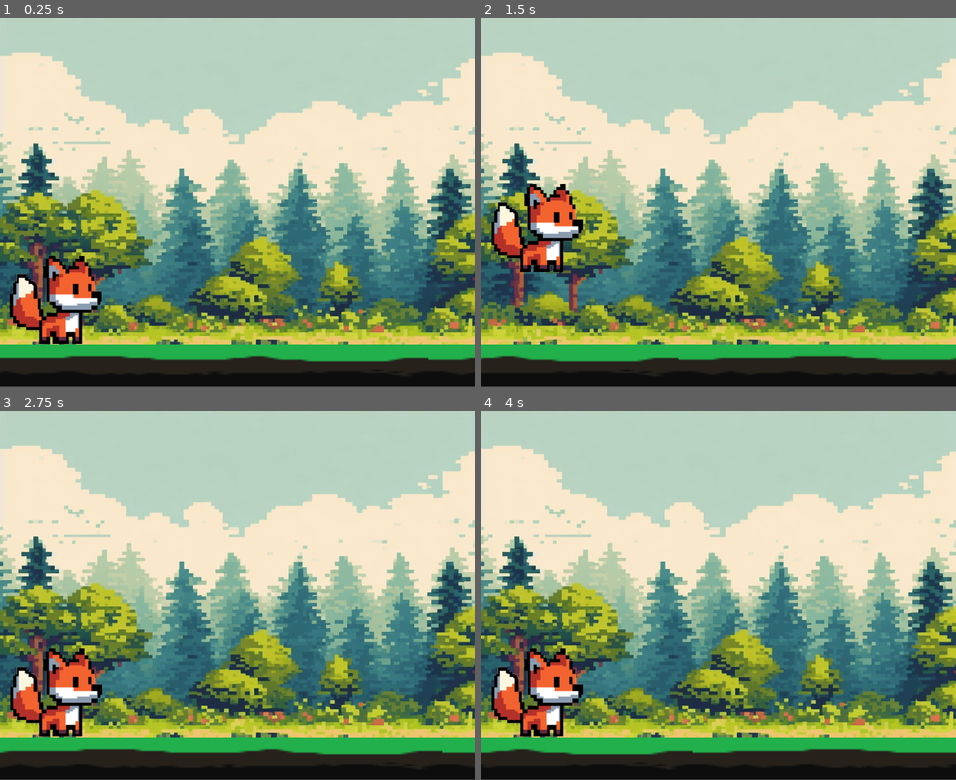
Above: before the commit, frames 1-4 (two rows, left to right).
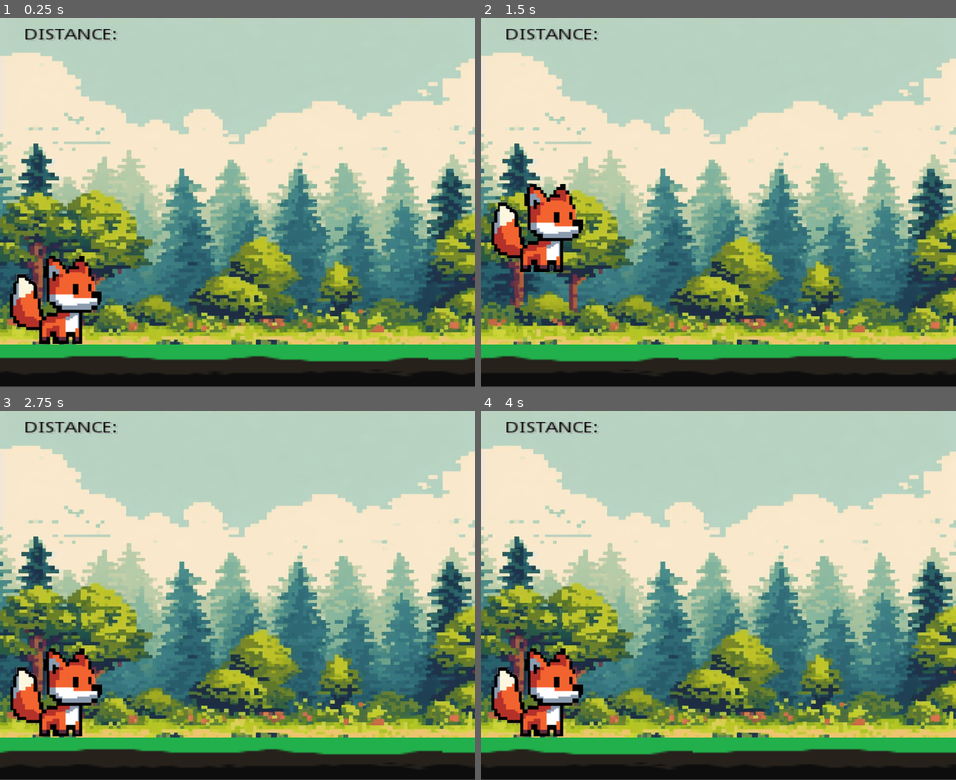
Above: after the commit, the same moments.

Repository: KitsuneFolk/FlappingFox
Game: Godot game, scene res://Player.tscn
Two runs of this game, one before a commit and one after it. Both use one fixed random seed, a clock stepped at 60 frames per second and the inputs below.
Inputs:
- Up to frame 1 (0.25 s): no input
- Up to frame 2 (1.5 s): tap Enter at 0.5 s; hold Space (ui_up) from 0.53 s (still down)
- Up to frame 3 (2.75 s): release Space (ui_up) at 2.03 s
- Up to frame 4 (4 s): tap Enter at 2.75 s; hold Space (ui_up) from 2.78 s (still down)

The runs differ from the first frame. In frame 1, 0.3% of the frame differs, in the area x 5-25%, y 3-7%; in frame 2, 0.3%; in frame 3, 0.3%; in frame 4, 0.3%.

Commit message:
Added a Label to show the distance

Diff:
--- a/Player.tscn
+++ b/Player.tscn
@@ -20,6 +20,17 @@
 position = Vector2( 387, 24.4999 )
 scale = Vector2( 0.753906, 0.584961 )
 texture = ExtResource( 4 )
+
+[node name="Label" type="Label" parent="Background"]
+margin_left = -460.0
+margin_top = -485.0
+margin_right = -220.0
+margin_bottom = -462.0
+rect_scale = Vector2( 3, 3 )
+custom_colors/font_color = Color( 0, 0, 0, 1 )
+custom_colors/font_color_shadow = Color( 0.792157, 0.792157, 0.792157, 1 )
+text = "distance:"
+uppercase = true
 
 [node name="Node2D" type="Node2D" parent="."]
 position = Vector2( 2, -267 )
